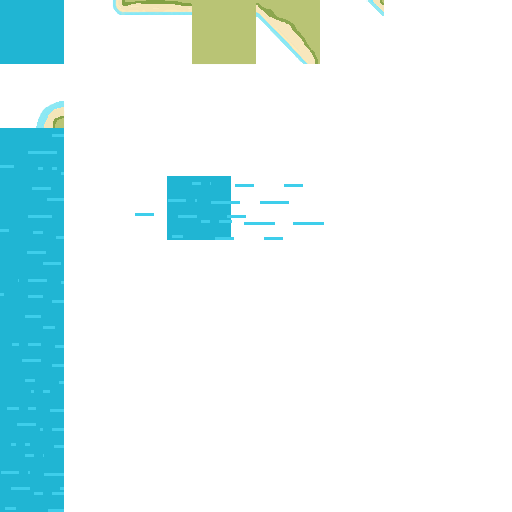
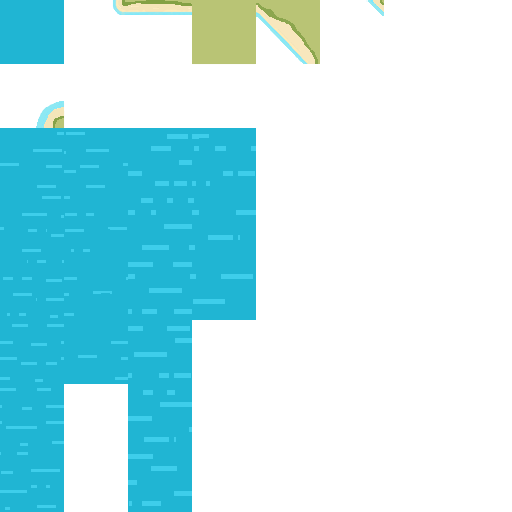
Revision of a layered 512 × 512 image; what changed, layer by layer:
painted on "Layer 8 copy 4" over [left=0, top=132, right=64, bottom=254]
painted on "Layer 8 copy 5" over [left=0, top=196, right=64, bottom=318]
painted on "Layer 8 copy 6" over [left=0, top=260, right=64, bottom=384]
painted on "Layer 8 copy 7" over [left=0, top=324, right=64, bottom=448]
painted on "Layer 8 copy 8" over [left=0, top=388, right=64, bottom=512]
added layer "Layer 8 copy 9" above "Layer 8 copy 10" over [left=0, top=452, right=64, bottom=512]
added layer "Layer 8 copy 10" above "Layer 8 copy 11" over [left=64, top=128, right=128, bottom=192]
added layer "Layer 8 copy 11" above "Layer 8 copy 12" over [left=64, top=192, right=128, bottom=256]
added layer "Layer 8 copy 12" above "Layer 8 copy 13" over [left=64, top=256, right=128, bottom=320]
added layer "Layer 8 copy 13" above "Layer 6 copy" over [left=64, top=320, right=128, bottom=384]
added layer "Layer 6 copy" above "Layer 6 copy 2" over [left=128, top=128, right=192, bottom=192]
renamed "Layer 6 copy 5" to "Layer 6 copy 2", moved it above "Layer 6 copy 3", painted on it over [left=128, top=182, right=324, bottom=256]
added layer "Layer 6 copy 3" above "Layer 6 copy 4" over [left=128, top=256, right=192, bottom=320]
added layer "Layer 6 copy 4" above "Layer 6 copy 7" over [left=128, top=320, right=192, bottom=384]
added layer "Layer 6 copy 7" above "Layer 6 copy 8" over [left=128, top=384, right=192, bottom=448]
added layer "Layer 6 copy 8" above "Layer 6 copy 9" over [left=128, top=448, right=192, bottom=512]
added layer "Layer 6 copy 9" above "Layer 6 copy 10" over [left=192, top=128, right=256, bottom=192]
renamed "Layer 8 copy 2" to "Layer 6 copy 10", painted on it over [left=183, top=176, right=256, bottom=256]
added layer "Layer 6" above "Layer 4" over [left=192, top=256, right=256, bottom=320]
painted on "Layer 4" over [left=167, top=181, right=231, bottom=240]
…and 1 more changes (1 removed)
